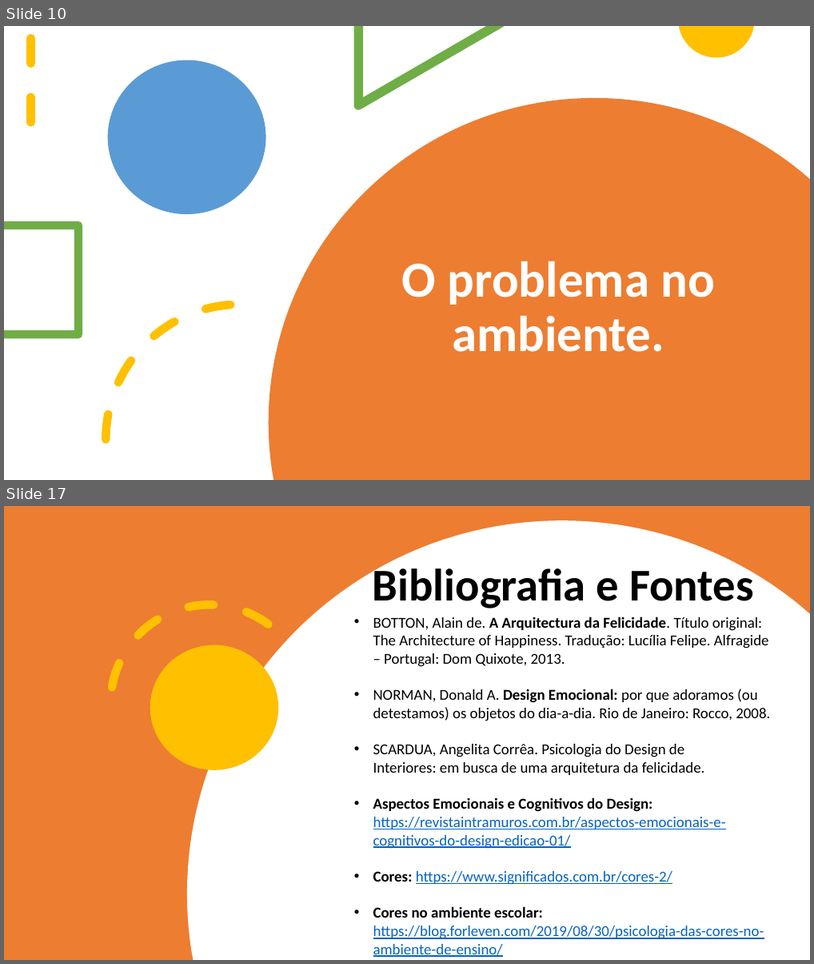
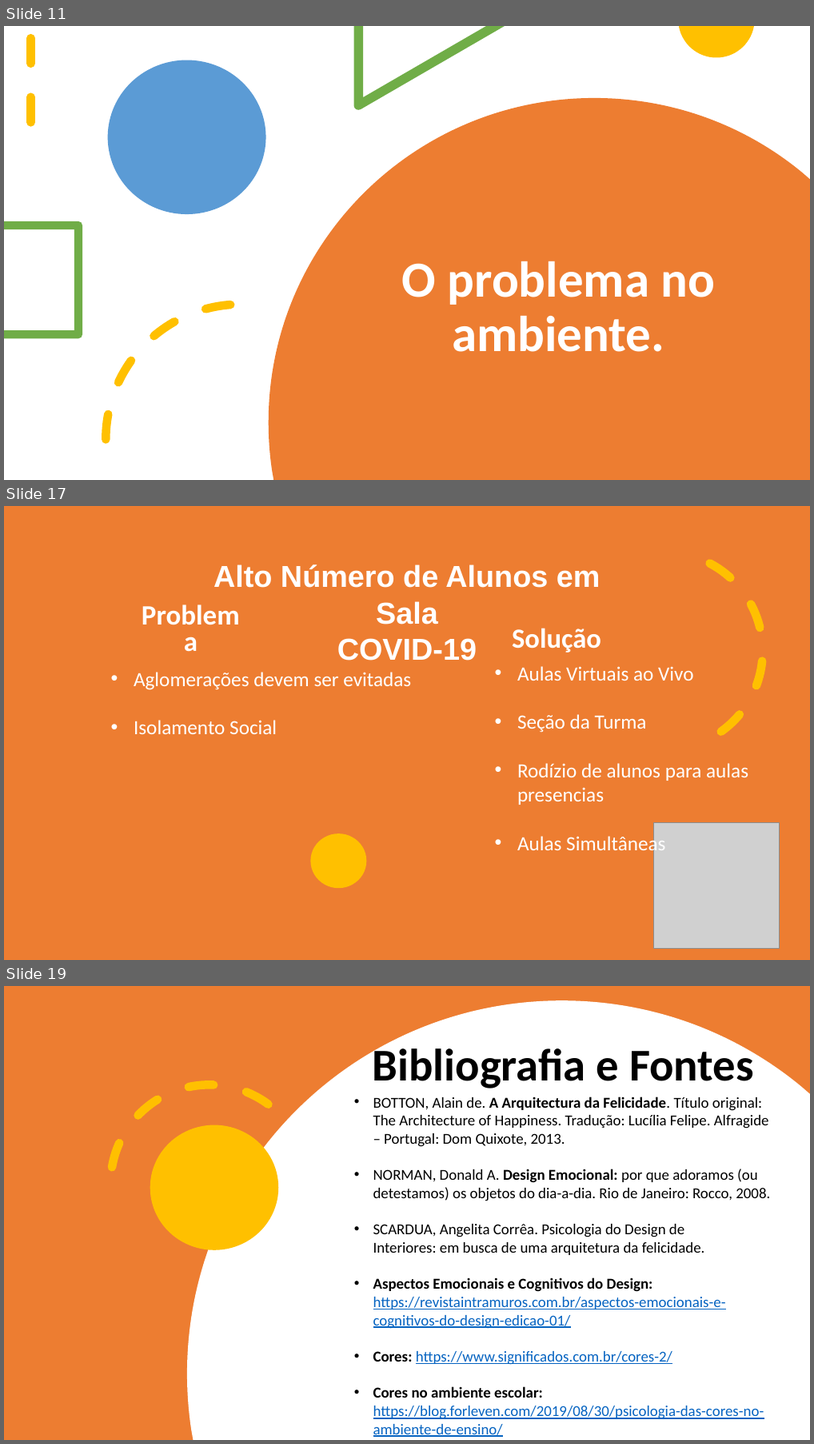
Before and after one commit to julialima1999/Limpeza_organiza-o, a slide deck: Apresentação/Limpeza e Organização_sugestao.pptx. Shown one above the other, each under a label of ours: slides 10 and 17 before the commit, slides 11, 17 and 19 after it; the slides between them are not shown. The pictures are 814x964 and 814x1444 pixels, drawn with LibreOffice and Linux fonts; fonts in the diff are those of the drawing; grey boxes stand for pictures. Boxes give left, top, right and bottom in pixels: in the first picture for what was removed or moved away, otherwise in the second. Text is boxed around its words. In the diff, an @@ line names an element or a change of style, - is before the commit and + after.

```diff
--- a/Apresentação/Limpeza e Organização_sugestao.pptx
+++ b/Apresentação/Limpeza e Organização_sugestao.pptx
@@ slide 17 added at (4, 506, 810, 960), background #FFFFFF @@
@@ rectangle added at (4, 506, 810, 960), fill #ED7D31 @@
@@ arc (boxed as its full ellipse) added at (531, 517, 798, 784), outline #FFC000 10 pt dashed @@
@@ text added at (214, 564, 601, 660), 36 pt, text #FFFFFF, bold @@
+Alto Número de Alunos em Sala
+COVID-19
@@ text added at (130, 624, 251, 660), 33.3 pt, text #FFFFFF, bold @@
+Problema
@@ text added at (512, 628, 602, 652), 33 pt, text #FFFFFF, bold @@
+Solução
@@ text added at (134, 672, 411, 734), 24 pt, text #FFFFFF @@
+• Aglomerações devem ser evitadas
+• Isolamento Social
@@ text added at (518, 666, 749, 855), 24 pt, text #FFFFFF @@
+• Aulas Virtuais ao Vivo
+• Seção da Turma
+• Rodízio de alunos para aulas presencias
+• Aulas Simultâneas
@@ ellipse added at (310, 833, 367, 888), fill #FFC000 @@
@@ picture added at (654, 823, 779, 948) @@
@@ what was slide 10 is now slide 11 @@
@@ what was slide 17 is now slide 19 @@
```
Also in this commit, not shown: 7 slides changed, 1 other slide added.
